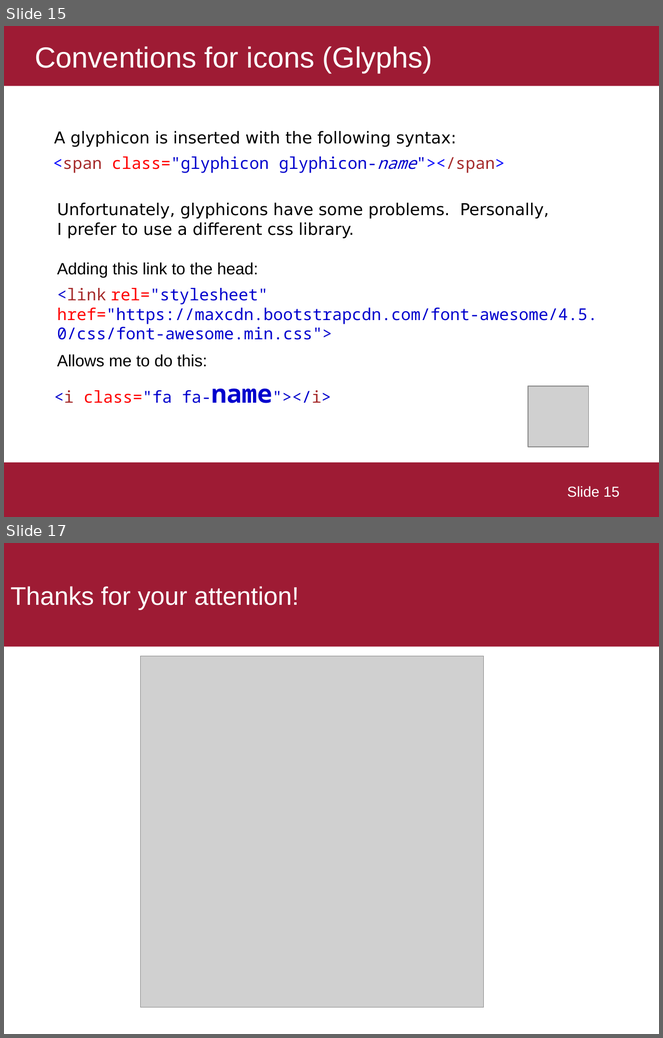
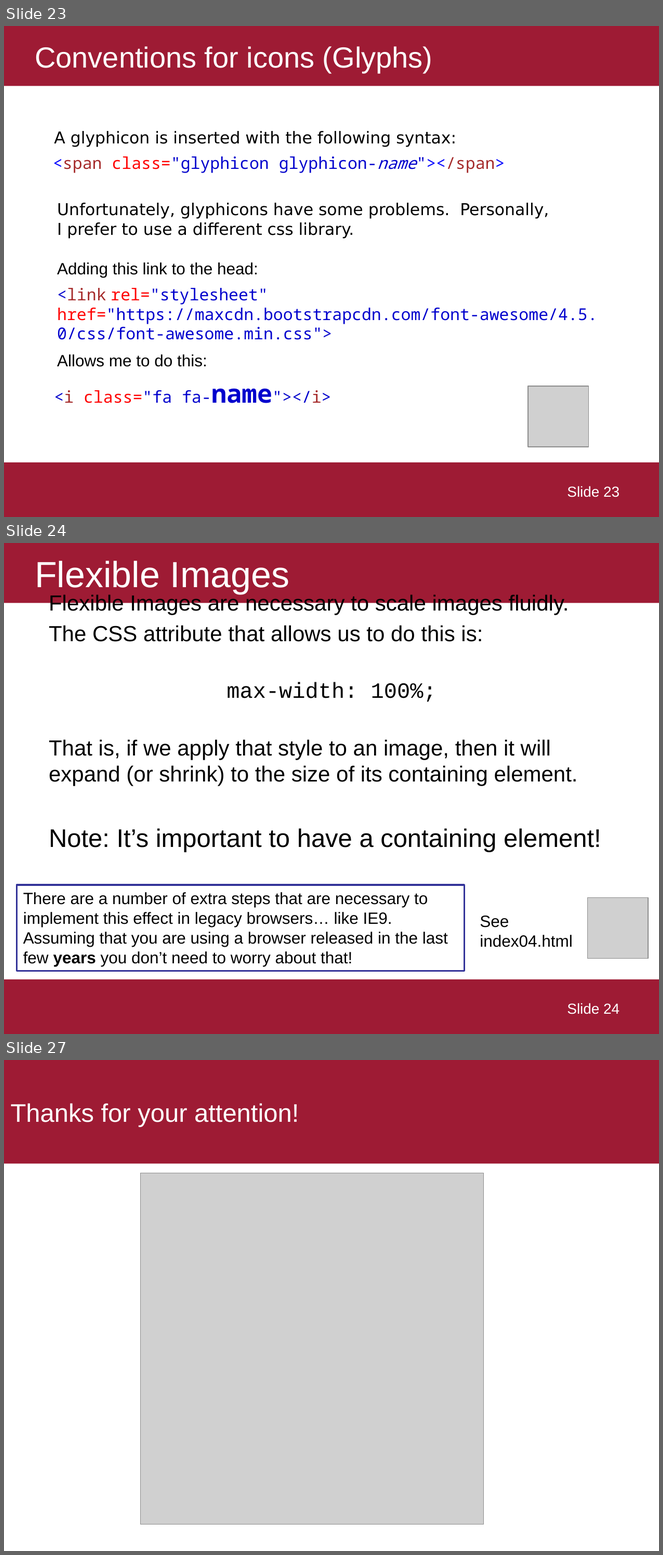
Before and after one commit to ekof-dss/teaching-samples-2021-22, a slide deck: presentations/03-03-bootstrap.ppt. Shown one above the other, each under a label of ours: slides 15 and 17 before the commit, slides 23, 24 and 27 after it; the slides between them are not shown. The pictures are 663x1038 and 663x1555 pixels, drawn with LibreOffice and Linux fonts; fonts in the diff are those of the drawing; grey boxes stand for pictures. Boxes give left, top, right and bottom in pixels: in the first picture for what was removed or moved away, otherwise in the second. Text is boxed around its words. In the diff, an @@ line names an element or a change of style, - is before the commit and + after.

```diff
--- a/presentations/03-03-bootstrap.ppt
+++ b/presentations/03-03-bootstrap.ppt
@@ slide 24 added at (4, 543, 659, 1034), background #FFFFFF; not listed: 1 template element that a slide beside it also shows @@
@@ title added at (4, 543, 659, 603), fill #9E1B34, 40 pt, text #FFFFFF @@
+Flexible Images
@@ text added at (49, 593, 601, 852), 24 pt, text #000000 @@
+Flexible Images are necessary to scale images fluidly.
+The CSS attribute that allows us to do this is:
+max-width: 100%;
+That is, if we apply that style to an image, then it will expand (or shrink) to the size of its containing element.
+Note: It’s important to have a containing element!
@@ rectangle added at (16, 885, 464, 971), fill #FFFFFF, outline #333399 2 pt, 18 pt, text #000000 @@
+There are a number of extra steps that are necessary to implement this effect in legacy browsers… like IE9. Assuming that you are using a browser released in the last few years you don’t need to worry about that!
@@ picture added at (588, 898, 648, 959) @@
@@ text added at (480, 916, 573, 948), 18 pt, text #000000 @@
+See index04.html
@@ page number added at (567, 1003, 620, 1015), 16 pt, text #FFFFFF @@
+Slide 24
@@ what was slide 15 is now slide 23 @@
@@ page number at (567, 486, 620, 498): text changed @@
-Slide 15
+Slide 23
@@ what was slide 17 is now slide 27 @@
```
Also in this commit, not shown: 5 slides changed, 10 other slides added, 1 slide removed, 3 other files.
